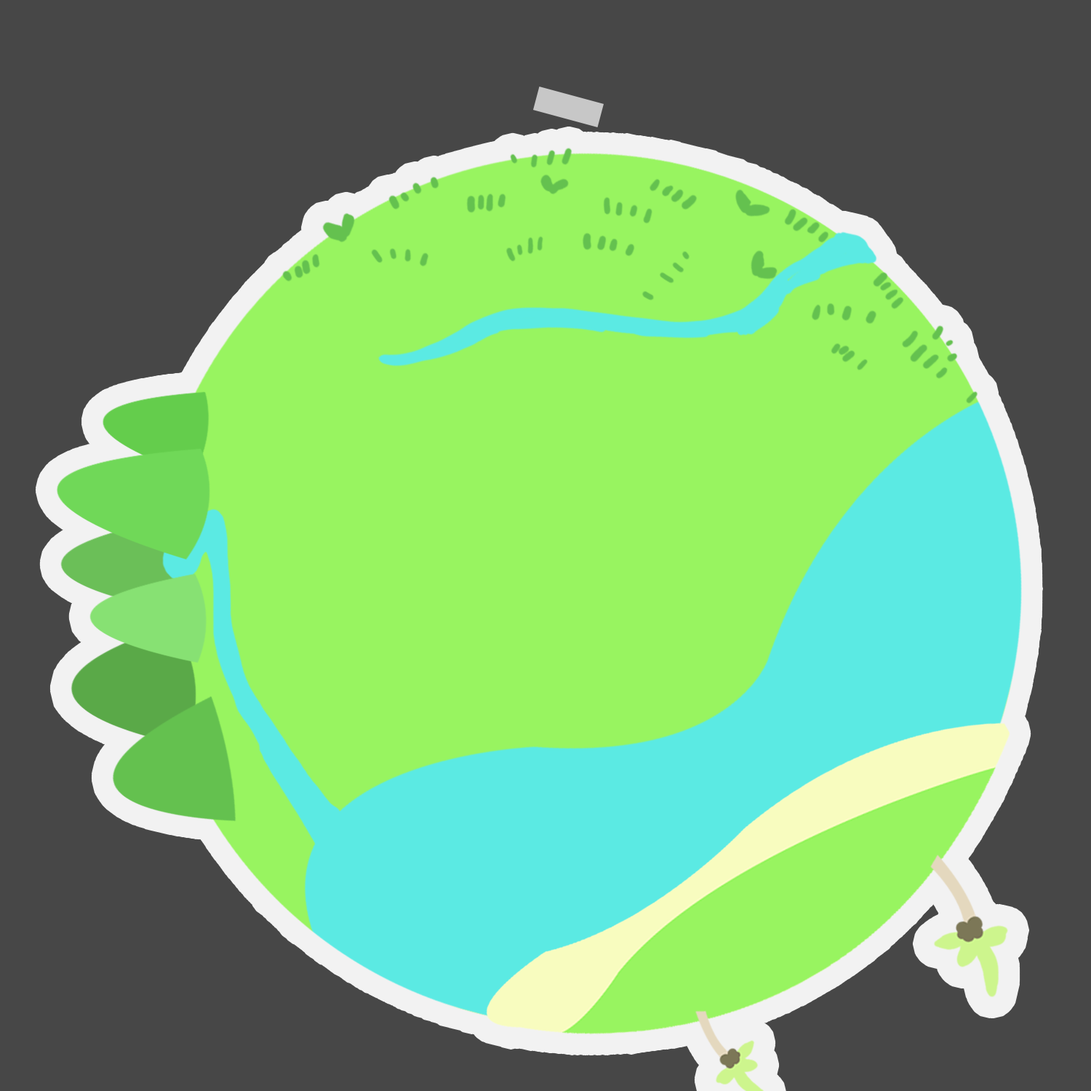
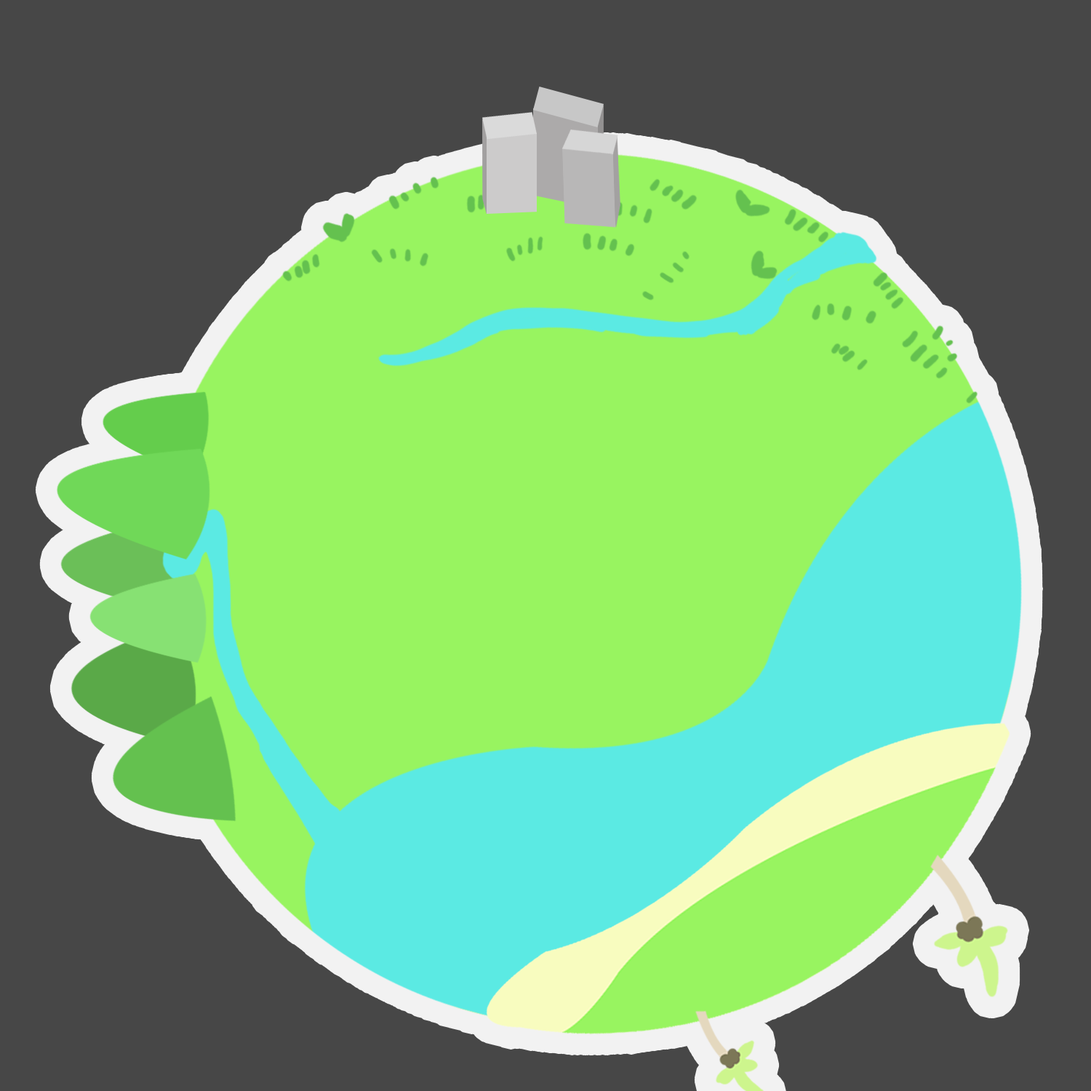
Layers edited between the first and the second 1091×1091 image:
added group "그룹 3 복사" with 3 layers in group "City" over [561, 128, 621, 228]
added layer "사각형 1" (1st of 2, in "City" › "그룹 3 복사") in group "그룹 3 복사" over [561, 128, 619, 155]
added layer "사각형 2" (1st of 2, in "City" › "그룹 3 복사") in group "그룹 3 복사" over [562, 148, 616, 228]
added layer "사각형 3" (1st of 2, in "City" › "그룹 3 복사") in group "그룹 3 복사" over [599, 135, 621, 228]
added group "그룹 2" with 3 layers in group "City" over [482, 111, 538, 214]
added layer "사각형 1 복사" in group "그룹 2" over [482, 111, 538, 140]
added layer "사각형 2 복사" in group "그룹 2" over [486, 122, 538, 214]
added layer "사각형 3 복사" in group "그룹 2" over [482, 119, 503, 214]
added group "그룹 3" with 3 layers in group "City" over [533, 105, 604, 210]
moved "사각형 1" (2nd of 2, in "City" › "그룹 3") into group "그룹 3" over [533, 105, 604, 128]
added layer "사각형 2" (2nd of 2, in "City" › "그룹 3") in group "그룹 3" over [533, 108, 599, 209]
added layer "사각형 3" (2nd of 2, in "City" › "그룹 3") in group "그룹 3" over [578, 105, 604, 210]
